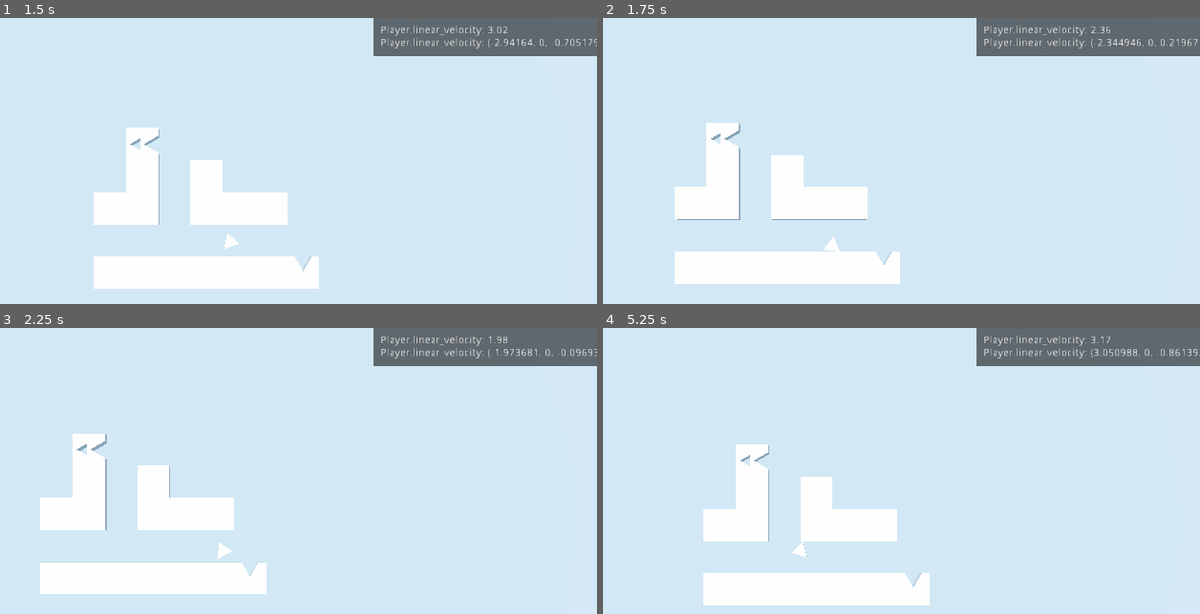
Above: before the commit, frames 1-4 (two rows, left to right).
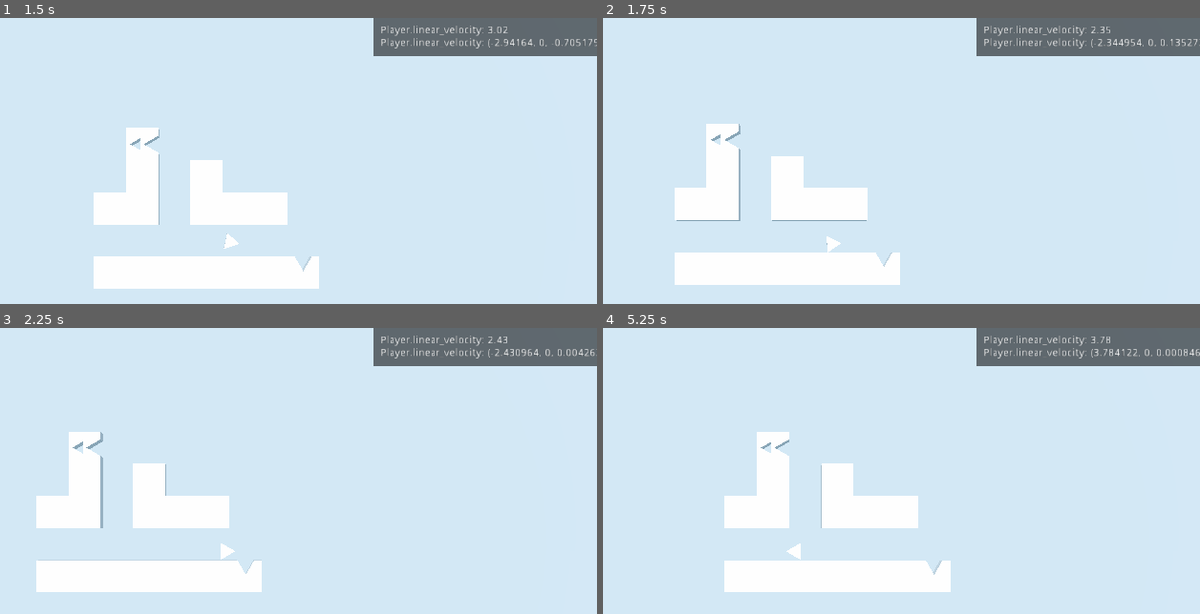
Above: after the commit, the same moments.

Repository: winston-yallow/primitives
Game: Godot game, scene res://levels/00_Test.tscn
Same seed, same stepped clock (60 frames per second), same inputs: the game is played once before the commit and once after it.
Inputs:
- Up to frame 1 (1.5 s): tap Enter at 0.5 s; hold D (game_right) 0.53-1.28 s; hold Space (reappear) 0.53-1.28 s; hold S (game_backward) from 1.28 s (still down); tap Backspace at 1.35 s
- Up to frame 2 (1.75 s): keep holding S (game_backward)
- Up to frame 3 (2.25 s): release S (game_backward) at 2.03 s; hold D (game_right) from 2.03 s (still down); hold Space (reappear) from 2.03 s (still down)
- Up to frame 4 (5.25 s): release D (game_right) at 2.78 s; release Space (reappear) at 2.78 s; hold W (game_forward) 2.78-3.53 s; tap Backspace at 2.85, 4.35 s; hold Space (reappear) 3.53-4.28 s; hold A (game_left) 3.53-5.03 s; hold S (game_backward) from 5.03 s (still down); hold Space (reappear) from 5.03 s (still down)

Frame 1 is identical in both runs. In frame 2, 0.7% of the frame differs, in the area x 12-100%, y 3-94%; in frame 3, 2.3%; in frame 4, 9.7%, in the area x 16-100%, y 3-97%.

Commit message:
Adjust player collision shape to be round

Diff:
--- a/game/player/Player.tscn
+++ b/game/player/Player.tscn
@@ -6,12 +6,12 @@
 [sub_resource type="PhysicsMaterial" id=1]
 friction = 0.0
 
-[sub_resource type="ConvexPolygonShape" id=2]
-margin = 0.003
-points = PoolVector3Array( -0.259808, -0.1, 0.198146, 0.259808, -0.1, 0.198146, 1.78814e-08, -0.1, -0.251854, -0.259808, 0.1, 0.198146, 1.78814e-08, 0.1, -0.251854, 0.259808, 0.1, 0.198146, 0.259808, 0.1, 0.198146, 1.78814e-08, -0.1, -0.251854, 0.259808, -0.1, 0.198146, 0.259808, 0.1, 0.198146, 1.78814e-08, 0.1, -0.251854, 1.78814e-08, -0.1, -0.251854, -0.259808, 0.1, 0.198146, 0.259808, -0.1, 0.198146, -0.259808, -0.1, 0.198146, -0.259808, 0.1, 0.198146, 0.259808, 0.1, 0.198146, 0.259808, -0.1, 0.198146, 1.78814e-08, 0.1, -0.251854, -0.259808, -0.1, 0.198146, 1.78814e-08, -0.1, -0.251854, 1.78814e-08, 0.1, -0.251854, -0.259808, 0.1, 0.198146, -0.259808, -0.1, 0.198146 )
+[sub_resource type="CylinderShape" id=4]
+radius = 0.278196
+height = 0.2
 
 [sub_resource type="SphereShape" id=3]
-radius = 0.364243
+radius = 0.197953
 
 [node name="Player" type="RigidBody"]
 physics_material_override = SubResource( 1 )
@@ -30,10 +30,11 @@
 material/0 = null
 
 [node name="CollisionShape" type="CollisionShape" parent="."]
-transform = Transform( -1, 0, -8.74228e-08, 0, 1, 0, 8.74228e-08, 0, -1, 0, 0, 0 )
-shape = SubResource( 2 )
+transform = Transform( -1, 0, -8.74228e-08, 0, 1, 0, 8.74228e-08, 0, -1, 0, 0, -0.0177527 )
+shape = SubResource( 4 )
 
 [node name="Detector" type="Area" parent="."]
+transform = Transform( 1, 0, 0, 0, 1, 0, 0, 0, 1, 0, 0, -0.0177527 )
 
 [node name="CollisionShape" type="CollisionShape" parent="Detector"]
 shape = SubResource( 3 )
